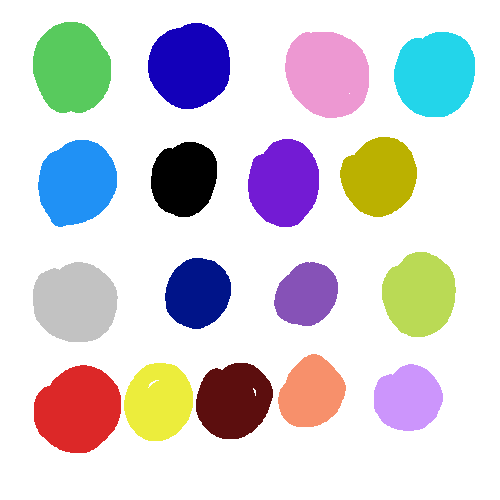
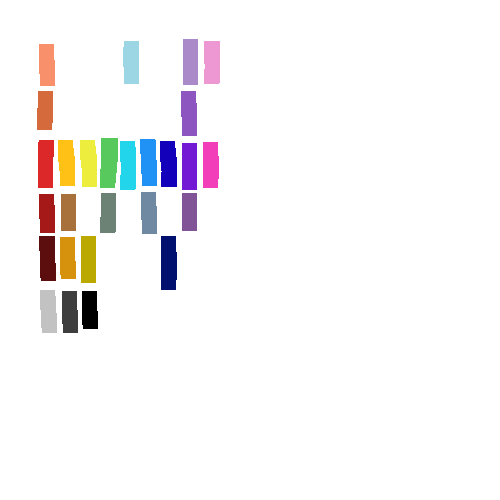
Layered file, before and after one edit (w=500, h=500). Changes by layer:
added layer "floor" above "Background" over (x1=37, y1=39, x2=220, y2=333)
painted on "Background" over (x1=33, y1=22, x2=475, y2=453)
